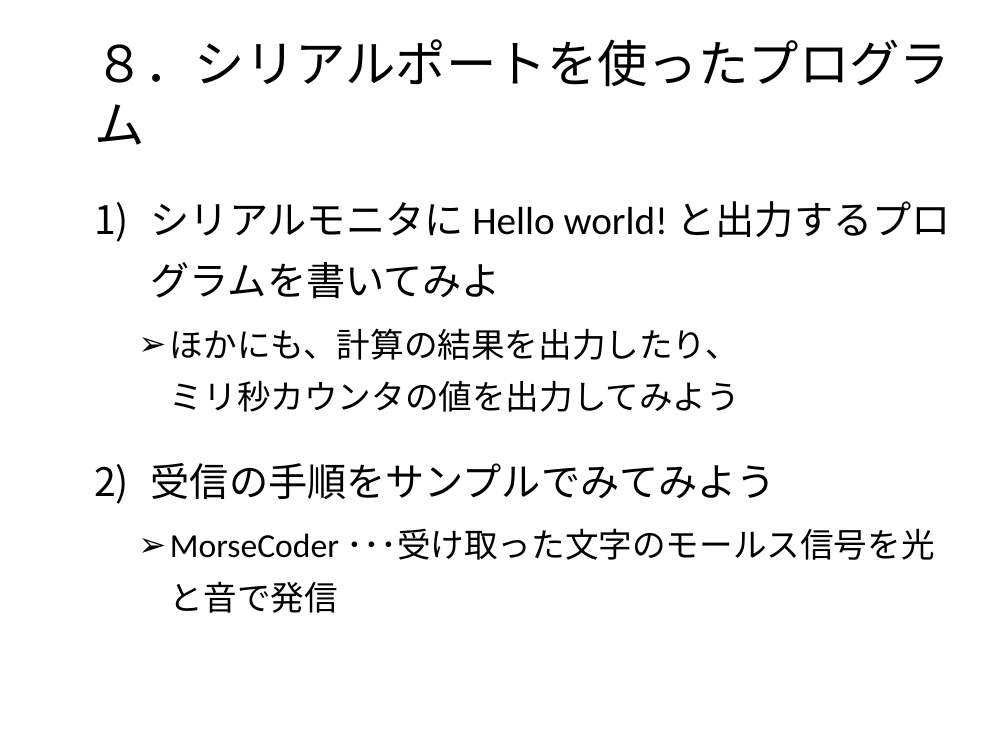
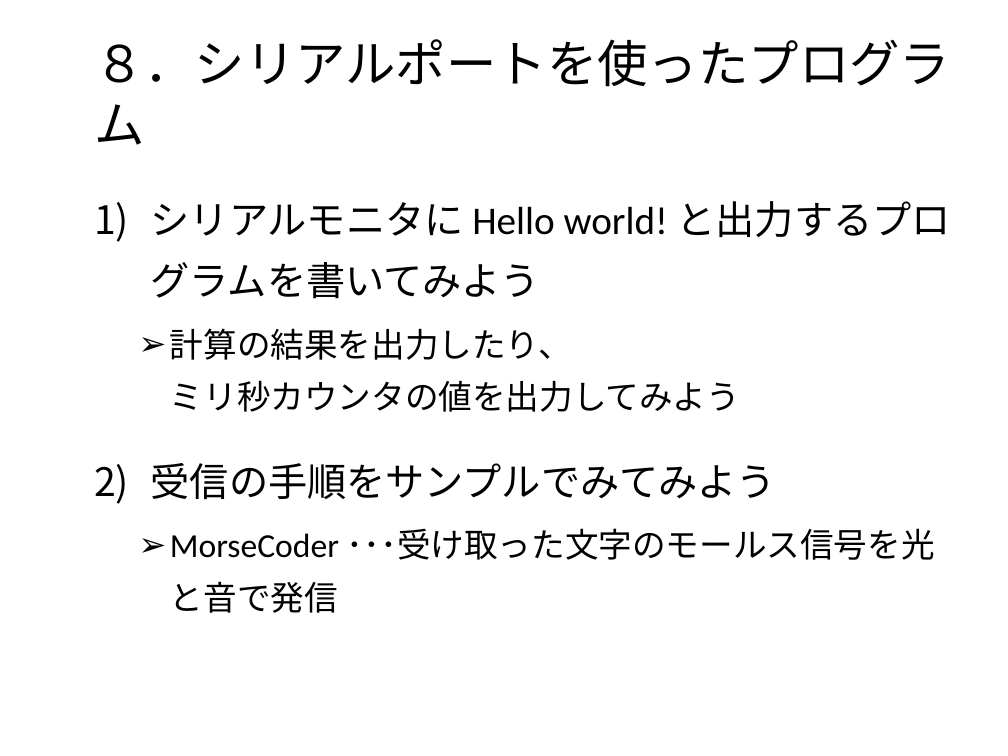
Before and after one commit to MatsK/Courses, a slide deck: slide 9 of CS2/Arduino入門：Arduino IDE 言語篇.pptx. Drawn at 1008x756 pixels with LibreOffice and Linux fonts; fonts in the diff are those of the drawing; background and template pictures are left out. Boxes give left, top, right and bottom in pixels: in the first picture for what was removed or moved away, otherwise in the second. Text is boxed around its words. In the diff, an @@ line names an element or a change of style, - is before the commit and + after.

Commit message:
edited

```diff
--- a/CS2/Arduino入門：Arduino IDE 言語篇.pptx
+++ b/CS2/Arduino入門：Arduino IDE 言語篇.pptx
@@ text at [151, 201, 951, 412]: text changed @@
-1) シリアルモニタに Hello world! と出力するプログラムを書いてみよ
-  ➢ ほかにも、計算の結果を出力したり、
-    ミリ秒カウンタの値を出力してみよう
+1) シリアルモニタに Hello world! と出力するプログラムを書いてみよう
+  ➢ 計算の結果を出力したり、
+    ミリ秒カウンタの値を出力してみよう
```
Also in this commit, not shown: 1 other slide changed.
